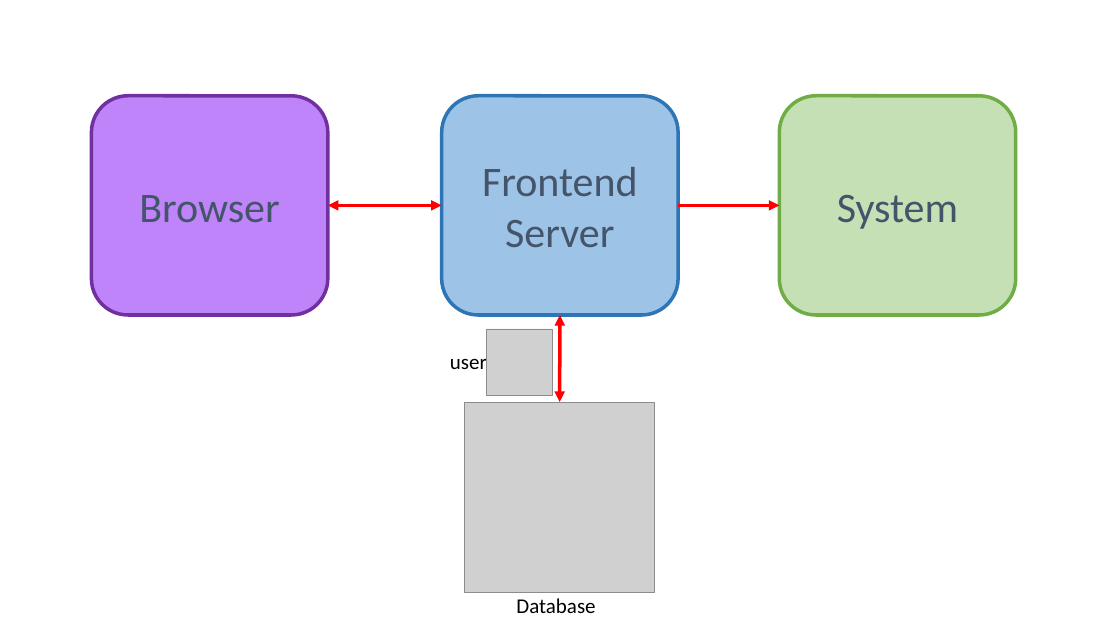
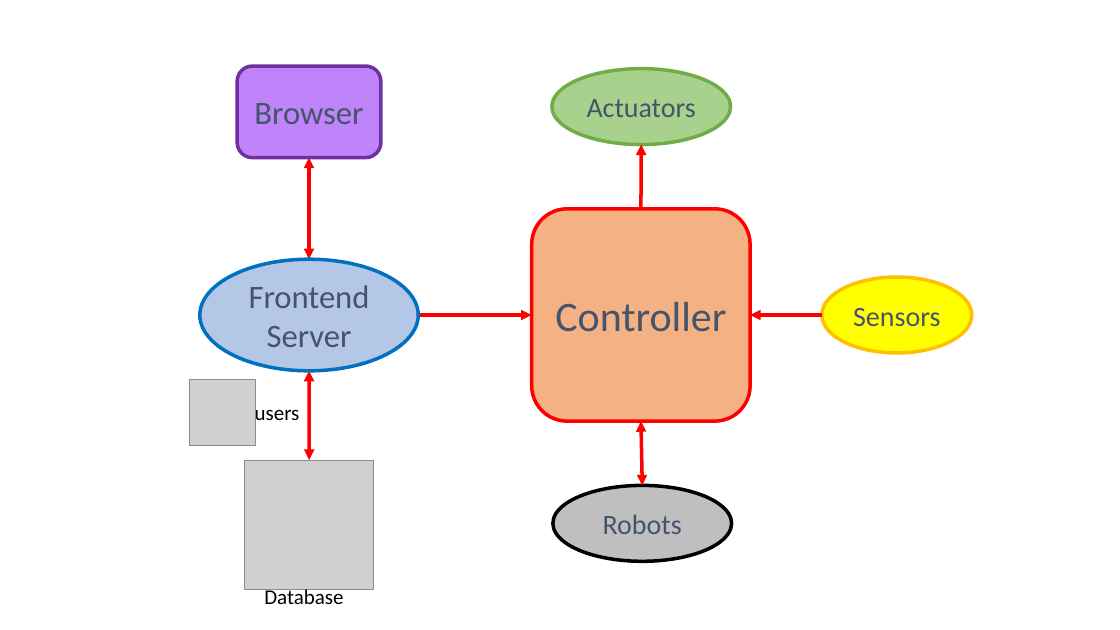
Before and after one commit to FFrabetti/ProgettoISS_relazione, a slide deck: slide 13 of Appunti/ISSPowerPoint.pptx. Drawn at 1120x630 pixels with LibreOffice and Linux fonts; fonts in the diff are those of the drawing; grey boxes stand for pictures. Boxes give left, top, right and bottom in pixels: in the first picture for what was removed or moved away, otherwise in the second. Text is boxed around its words. In the diff, an @@ line names an element or a change of style, - is before the commit and + after.

```diff
--- a/Appunti/ISSPowerPoint.pptx
+++ b/Appunti/ISSPowerPoint.pptx
@@ rounded rectangle "Browser": place and size @@
-rounded rectangle "Browser" at <box>92,96,328,315</box>
+rounded rectangle "Browser" at <box>237,66,381,158</box>
@@ rounded rectangle "Browser" at <box>237,66,381,158</box>: size 36 to 28 pt @@
@@ ellipse added at <box>552,69,731,145</box>, fill #A9D18E, outline #70AD47 3 pt, 24 pt, text #44546A @@
+Actuators
@@ rounded rectangle removed at <box>780,96,1016,315</box> @@
-System
@@ arrow added from (641, 209) to (641, 145), #FF0000 3 pt @@
@@ double arrow moved from (328, 206) - (442, 206) to (309, 158) - (309, 260) @@
@@ rounded rectangle added at <box>532,209,750,422</box>, fill #F4B183, outline #FF0000 3 pt, 36 pt, text #44546A @@
+Controller
@@ ellipse "Frontend Server": place and size @@
-ellipse "Frontend Server" at <box>442,96,678,315</box>
+ellipse "Frontend Server" at <box>200,260,418,371</box>
@@ ellipse "Frontend Server" at <box>200,260,418,371</box>: size 36 to 28 pt; rounded rectangle to ellipse; fill #9DC3E6 to #B4C7E7; outline #2E75B6 3 pt to #0070C0 3 pt @@
@@ ellipse added at <box>822,277,972,353</box>, fill #FFFF00, outline #FFC000 3 pt, 24 pt, text #44546A @@
+Sensors
@@ arrow moved from (678, 206) - (780, 206) to (418, 315) - (532, 315) @@
@@ arrow added from (822, 315) to (750, 315), #FF0000 3 pt @@
@@ picture: place and size @@
-picture at <box>486,329,553,396</box>
+picture at <box>189,379,255,445</box>
@@ double arrow moved from (560, 402) - (560, 315) to (309, 460) - (309, 371) @@
@@ text "users": place and size @@
-text "users" at <box>450,351,495,375</box>
+text "users" at <box>255,402,300,426</box>
@@ double arrow added from (643, 486) to (641, 421), #FF0000 3 pt @@
@@ picture: place and size @@
-picture at <box>465,402,655,592</box>
+picture at <box>245,460,374,590</box>
@@ ellipse added at <box>553,486,732,561</box>, fill #BFBFBF, outline #000000 3 pt, 24 pt, text #44546A @@
+Robots
@@ text "Database": place and size @@
-text "Database" at <box>516,598,595,613</box>
+text "Database" at <box>264,587,343,604</box>
```
Also in this commit, not shown: 1 other file.
